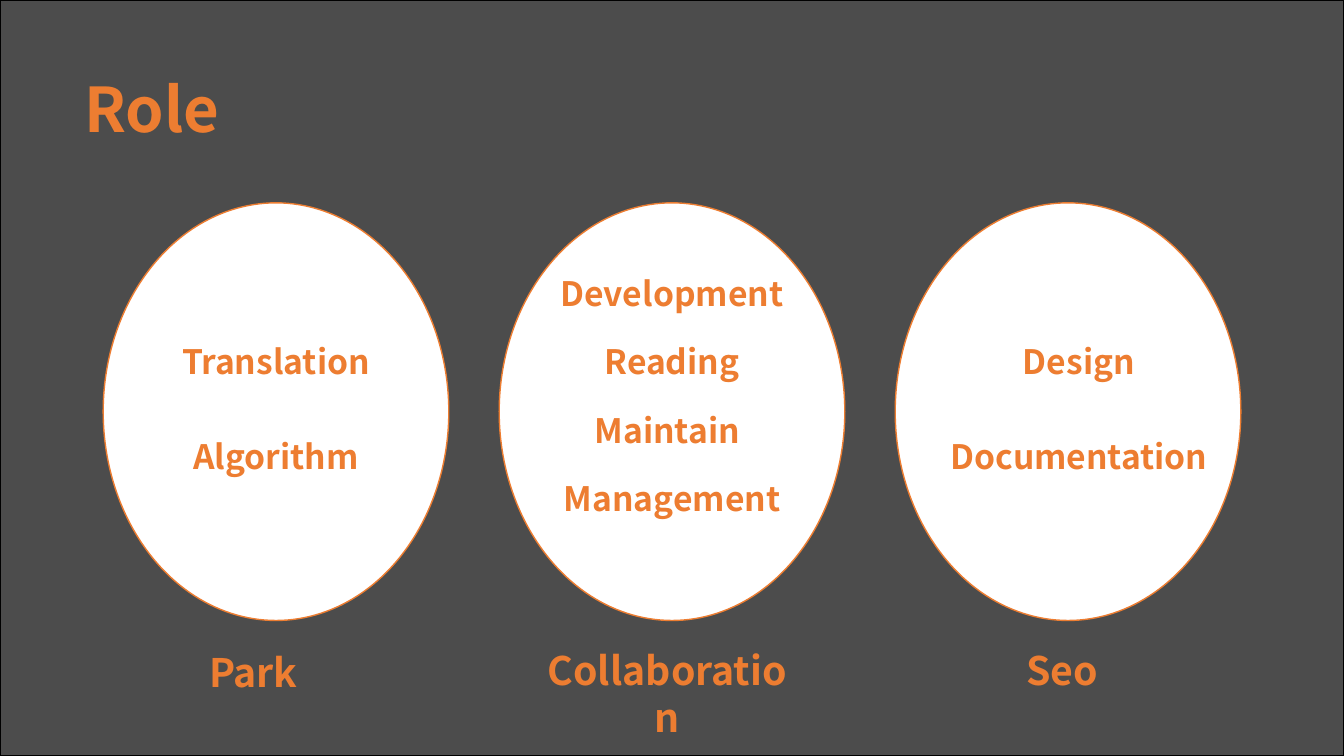
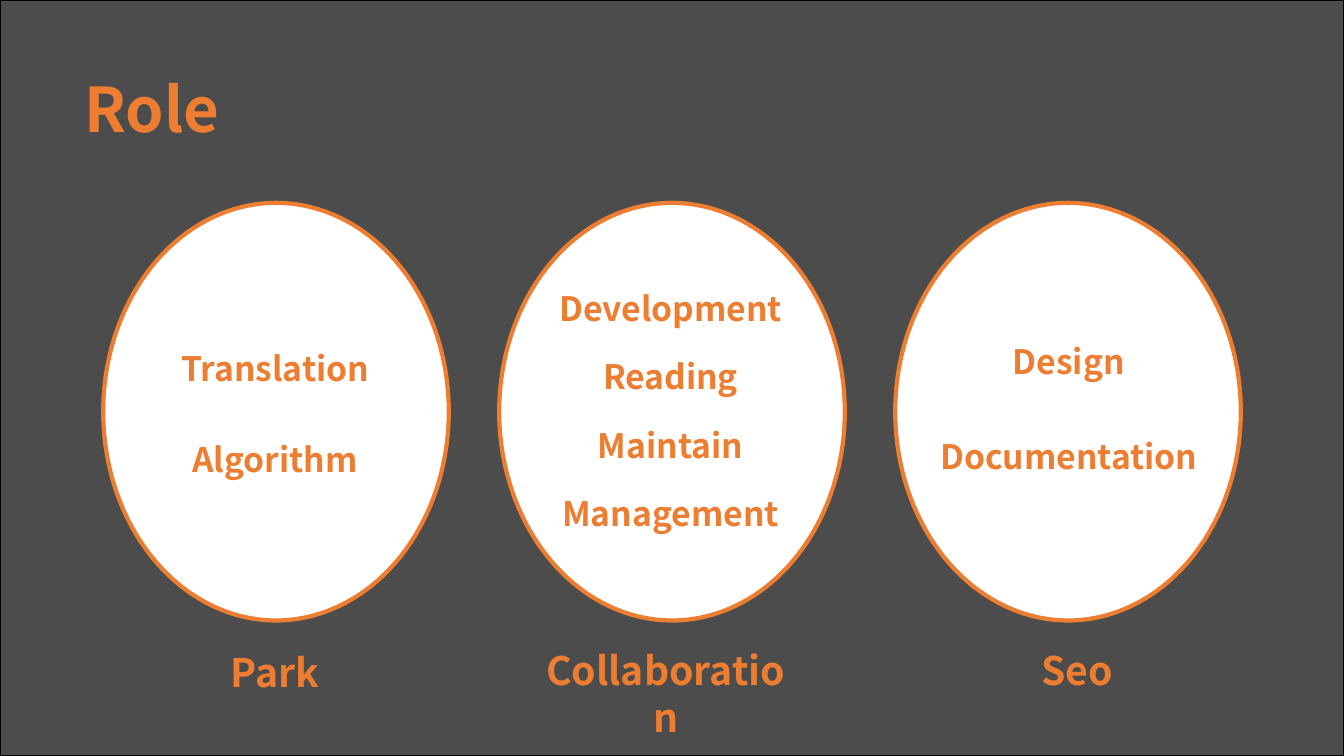
Before and after one commit to hbseo/desktop_calculator, a slide deck: slide 4 of simpsons.pptx. Drawn at 1344x756 pixels with LibreOffice and Linux fonts; fonts in the diff are those of the drawing. Boxes give left, top, right and bottom in pixels: in the first picture for what was removed or moved away, otherwise in the second. Text is boxed around its words. In the diff, an @@ line names an element or a change of style, - is before the commit and + after.

```diff
--- a/simpsons.pptx
+++ b/simpsons.pptx
@@ outline #ED7D31 1 pt to #ED7D31 3 pt in 3 elements at (103,203,449,620), (499,203,845,620), (895,203,1241,620) @@
@@ 3 texts: place and size @@
-3 texts at (561,279,784,519)
+3 texts at (559,294,782,534)
@@ text "Translation": place and size @@
-text "Translation" at (182,346,370,375)
+text "Translation" at (181,353,369,382)
@@ text "Design": place and size @@
-text "Design" at (1023,346,1135,382)
+text "Design" at (1013,346,1125,382)
@@ text "Maintain": place and size @@
-text "Maintain" at (595,415,740,444)
+text "Maintain" at (598,430,743,459)
@@ text "Documentation": place and size @@
-text "Documentation" at (950,441,1207,470)
+text "Documentation" at (940,441,1197,470)
@@ text "Park": place and size @@
-text "Park" at (209,655,297,688)
+text "Park" at (231,655,319,688)
@@ text "Seo": place and size @@
-text "Seo" at (1026,655,1098,686)
+text "Seo" at (1041,655,1113,686)
```
Also in this commit, not shown: 11 other slides changed, 1 slide added, 1 slide removed.
